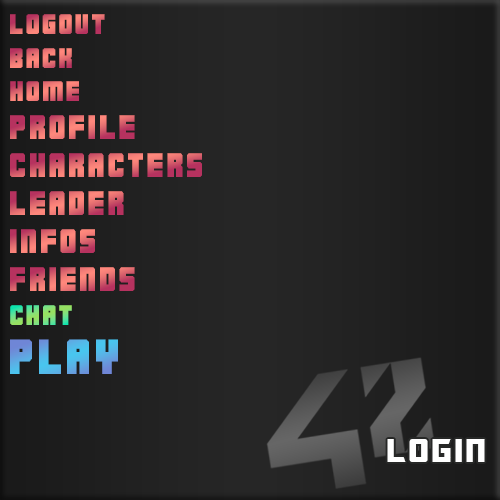
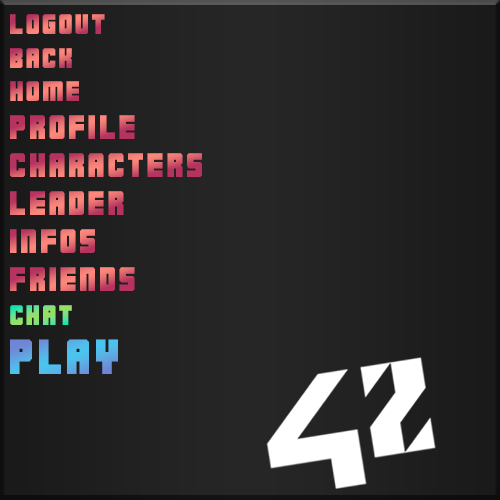
The second 500 × 500 image is a revision of the first. Changes to its layers:
removed layer "LOGIN" from group "42AUTH" over [387, 439, 485, 462]
